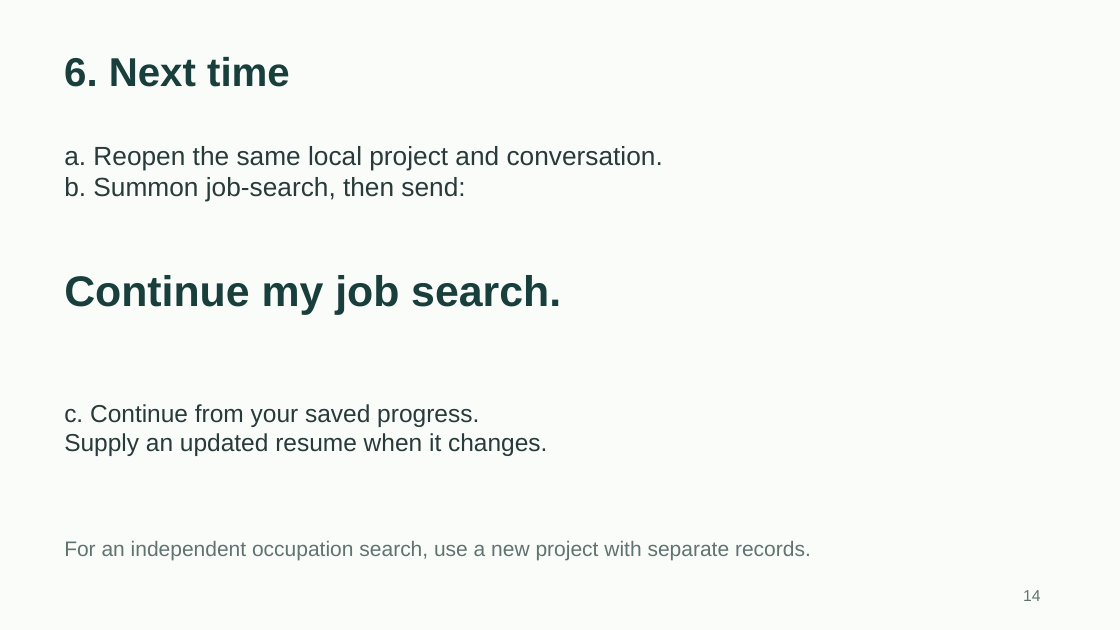
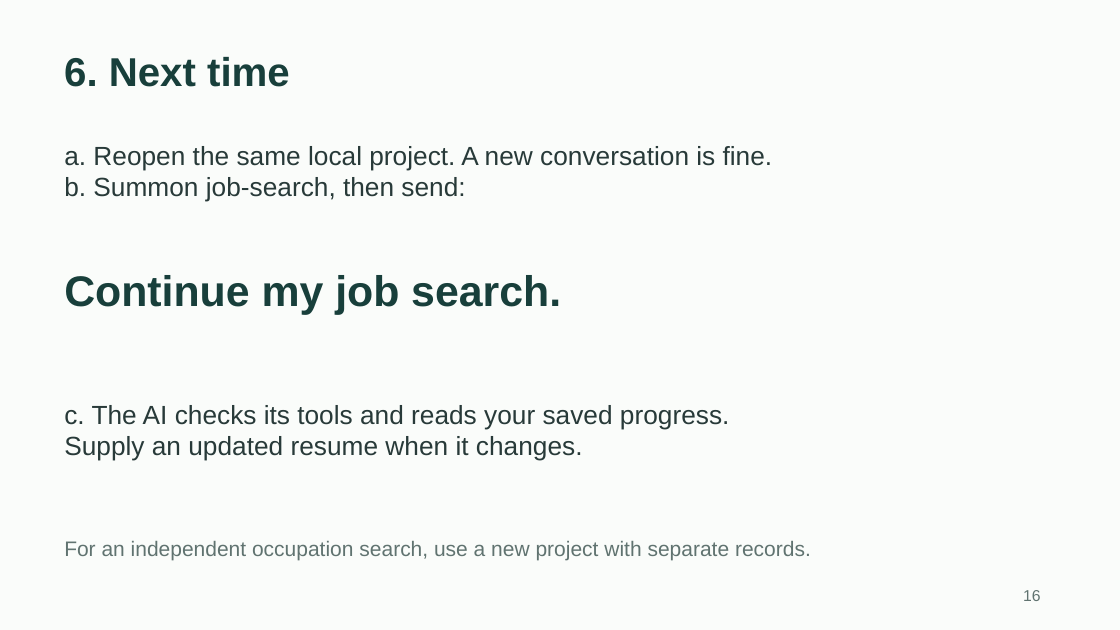
Before and after one commit to toughdave/job-search, a slide deck: slide 16 of docs/job-search-guide.pptx (slide 14 before the commit). Drawn at 1120x630 pixels with LibreOffice and Linux fonts; fonts in the diff are those of the drawing. Boxes give left, top, right and bottom in pixels: in the first picture for what was removed or moved away, otherwise in the second. Text is boxed around its words. In the diff, an @@ line names an element or a change of style, - is before the commit and + after.

```diff
--- a/docs/job-search-guide.pptx
+++ b/docs/job-search-guide.pptx
@@ text at box(64, 146, 773, 170): text changed @@
-a. Reopen the same local project and conversation.
+a. Reopen the same local project. A new conversation is fine.
@@ text at box(64, 405, 729, 429): text changed; size 21 to 22.5 pt @@
-c. Continue from your saved progress.
+c. The AI checks its tools and reads your saved progress.
@@ text at box(64, 436, 583, 461): size 21 to 22.5 pt in "Supply an updated resume when it changes." @@
@@ text at box(1023, 590, 1040, 601): text changed @@
-14
+16
```
Also in this commit, not shown: 6 other slides changed, 2 slides added, 19 other files.
